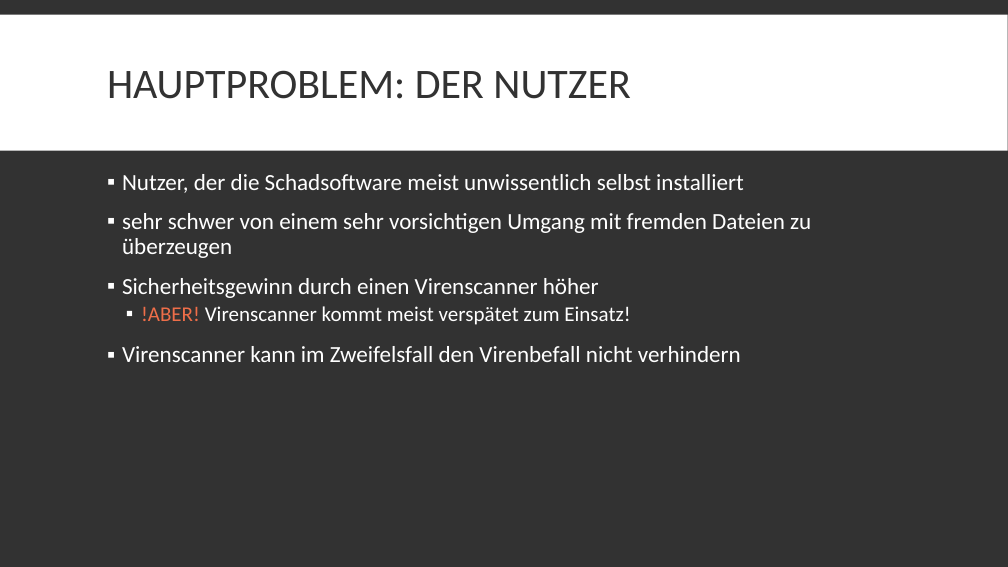
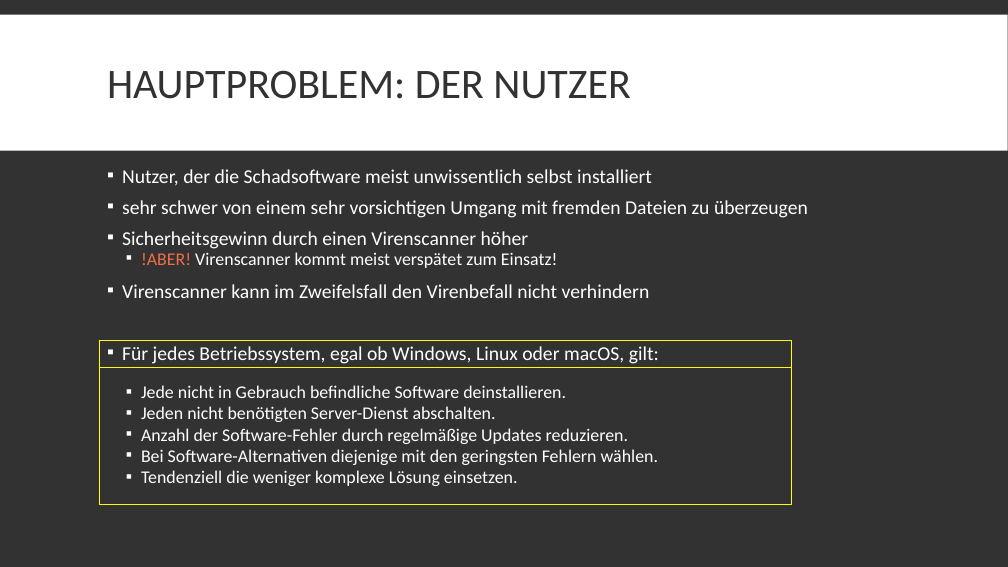
Before and after one commit to DerM0narch/TA_ITECH, a slide deck: slide 11 of Datenschutz_Netzwerksicherheit.pptx (slide 8 before the commit). Drawn at 1008x567 pixels with LibreOffice and Linux fonts; fonts in the diff are those of the drawing. Boxes give left, top, right and bottom in pixels: in the first picture for what was removed or moved away, otherwise in the second. Text is boxed around its words. In the diff, an @@ line names an element or a change of style, - is before the commit and + after.

```diff
--- a/Datenschutz_Netzwerksicherheit.pptx
+++ b/Datenschutz_Netzwerksicherheit.pptx
@@ text at <box>122,169,808,298</box>: size 22 to 18.7 pt in "Nutzer, der die Schadsoftware meist unwissentlich selbst ...", "sehr schwer von einem sehr vorsichtigen Umgang ...", "Sicherheitsgewinn durch einen Virenscanner höher", "Virenscanner kann im Zweifelsfall den Virenbefall nicht ..."; size 20 to 17 pt in "!ABER! Virenscanner kommt meist verspätet zum Einsatz!"; line spacing 0.9 to 0.7 @@
@@ rectangle added at <box>100,340,792,504</box>, outline #FFFF00 1 pt @@
@@ rectangle added at <box>100,340,792,368</box>, outline #FFFF00 1 pt @@
@@ text at <box>122,346,659,486</box>: paragraphs added @@
+▪ Für jedes Betriebssystem, egal ob Windows, Linux oder macOS, gilt:
+  ▪ Jede nicht in Gebrauch befindliche Software deinstallieren.
+  ▪ Jeden nicht benötigten Server-Dienst abschalten.
+  ▪ Anzahl der Software-Fehler durch regelmäßige Updates reduzieren.
+  ▪ Bei Software-Alternativen diejenige mit den geringsten Fehlern wählen.
+  ▪ Tendenziell die weniger komplexe Lösung einsetzen.
```
Also in this commit, not shown: 2 other slides changed, 7 slides added, 1 other file.
